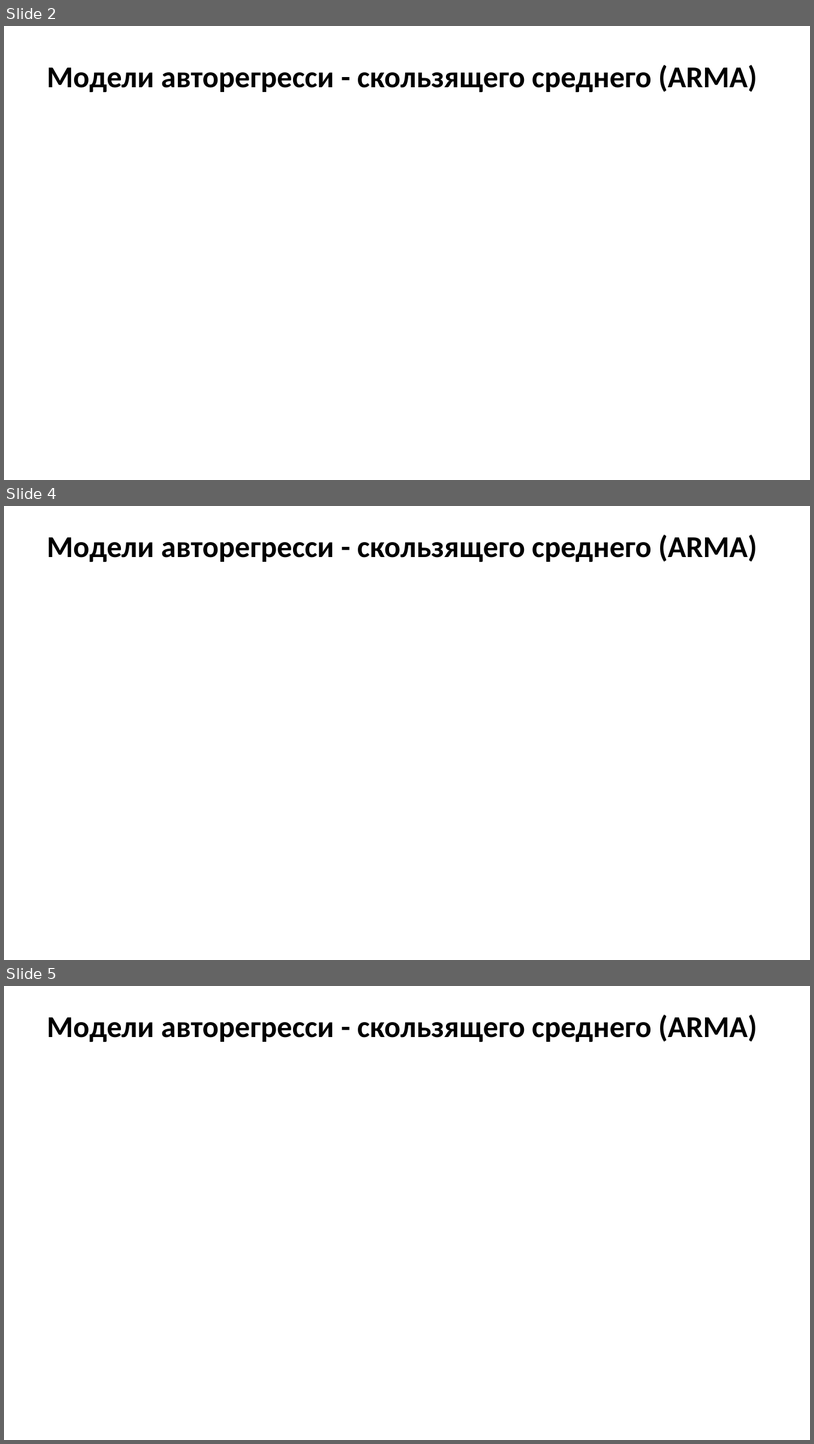
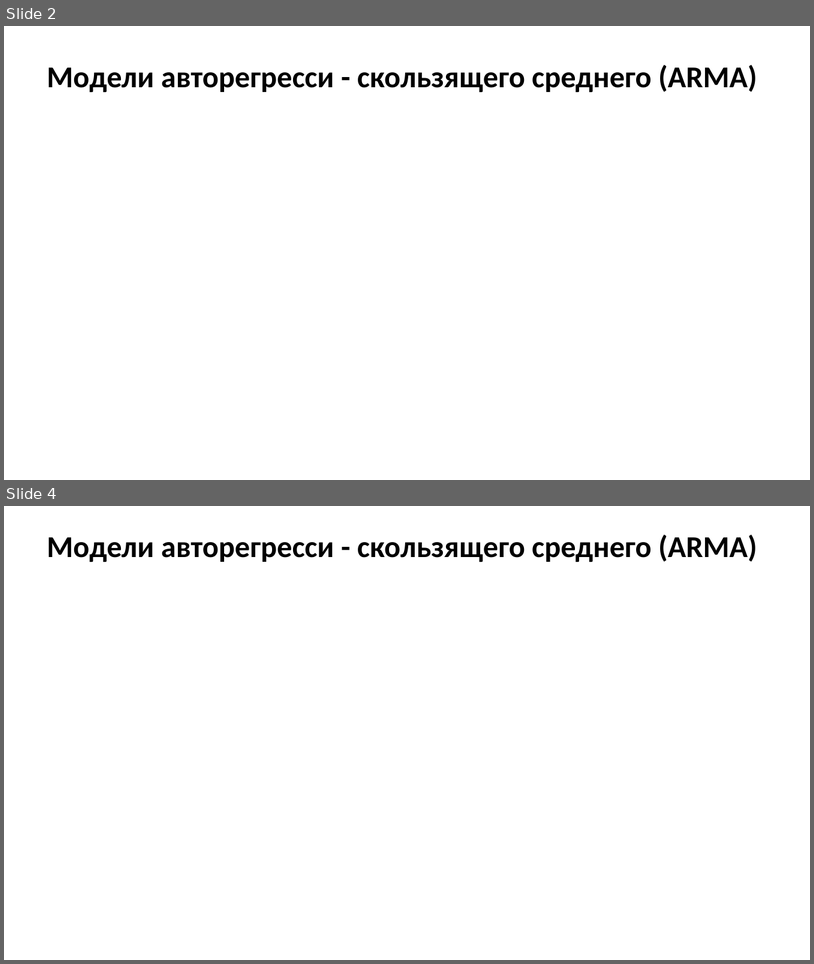
Before and after one commit to MVRonkin/TimeSeriesCourse, a slide deck: 2025/LEC/04-1 ARIMA.pptx. Shown one above the other, each under a label of ours: slides 2, 4 and 5 before the commit, slides 2 and 4 after it; the slides between them are not shown. The pictures are 814x1444 and 814x964 pixels, drawn with LibreOffice and Linux fonts; fonts in the diff are those of the drawing; grey boxes stand for pictures. Boxes give left, top, right and bottom in pixels: in the first picture for what was removed or moved away, otherwise in the second. Text is boxed around its words. In the diff, an @@ line names an element or a change of style, - is before the commit and + after.

```diff
--- a/2025/LEC/04-1 ARIMA.pptx
+++ b/2025/LEC/04-1 ARIMA.pptx
@@ slide 4 removed at <box>4,506,810,960</box>, background #FFFFFF @@
@@ title removed at <box>47,534,758,562</box> @@
-Модели авторегресси - скользящего среднего (ARMA)
@@ what was slide 5 is now slide 4 @@
```
Also in this commit, not shown: 7 slides changed, 3 other files.
